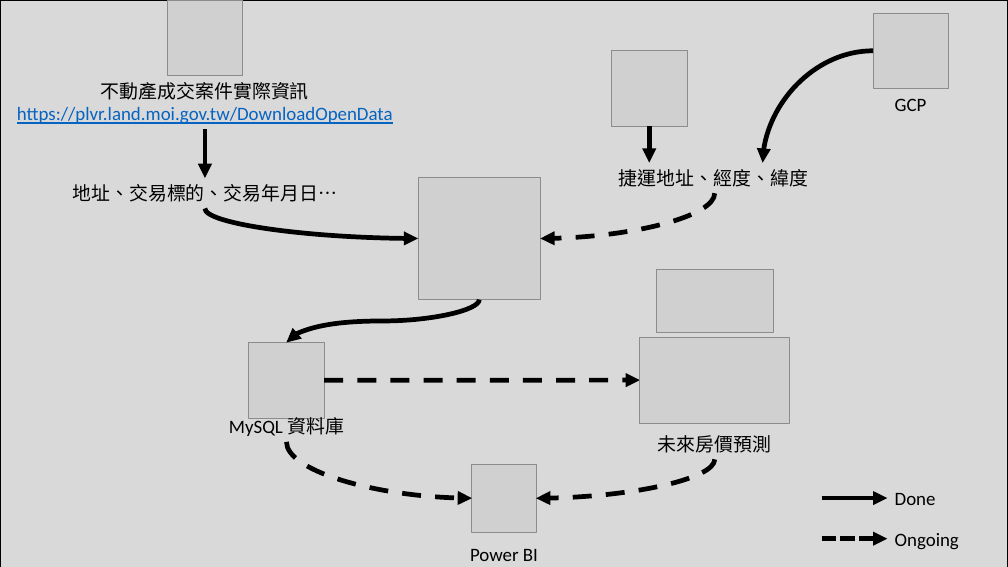
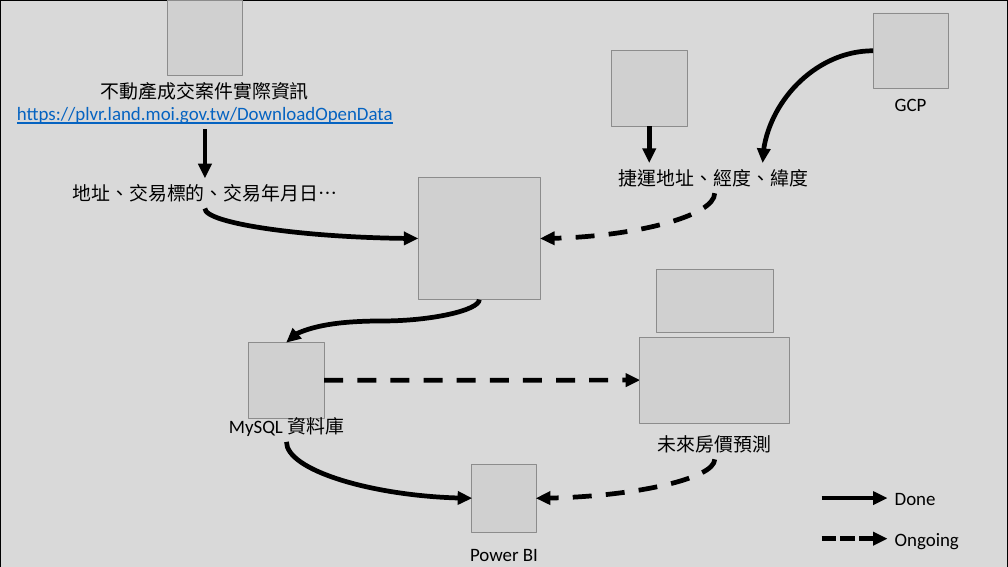
Before and after one commit to Huai-Yuan/TaiwanHousePricesAnalysis, a slide deck: slide 1 of docs/readme/images/Workflow.pptx. Drawn at 1008x567 pixels with LibreOffice and Linux fonts; fonts in the diff are those of the drawing; grey boxes stand for pictures. Boxes give left, top, right and bottom in pixels: in the first picture for what was removed or moved away, otherwise in the second. Text is boxed around its words. In the diff, an @@ line names an element or a change of style, - is before the commit and + after.

```diff
--- a/docs/readme/images/Workflow.pptx
+++ b/docs/readme/images/Workflow.pptx
@@ curved arrow (287, 442) - (472, 498): stroke #000000 4.5 pt dashed to #000000 4.5 pt @@
```
Also in this commit, not shown: 2 other files.
